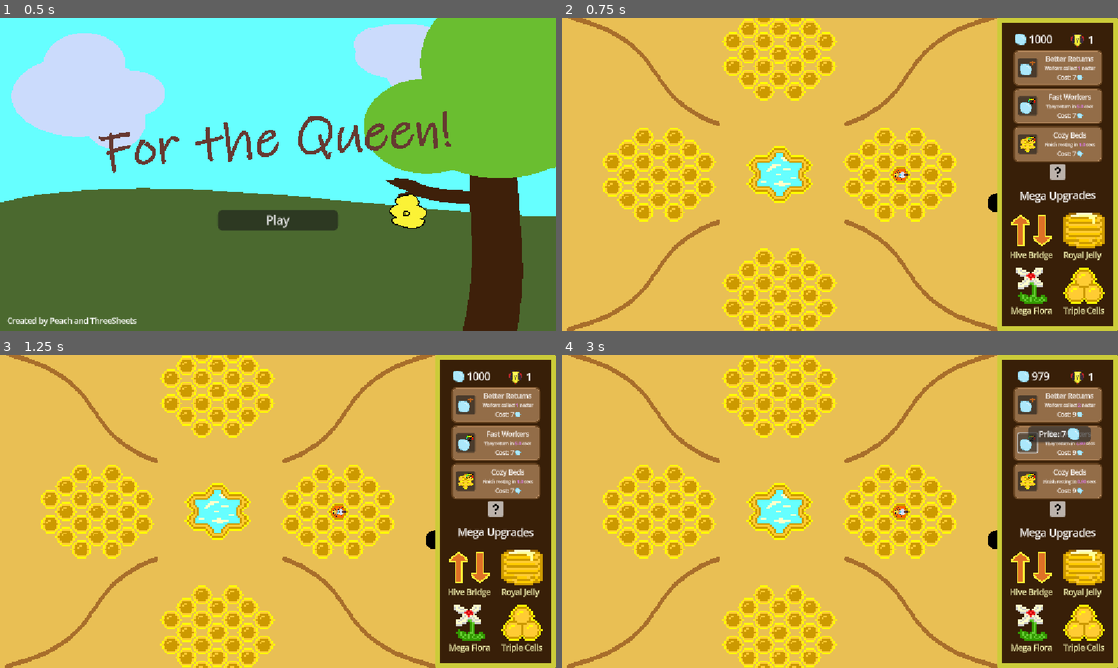
Above: before the commit, frames 1-4 (two rows, left to right).
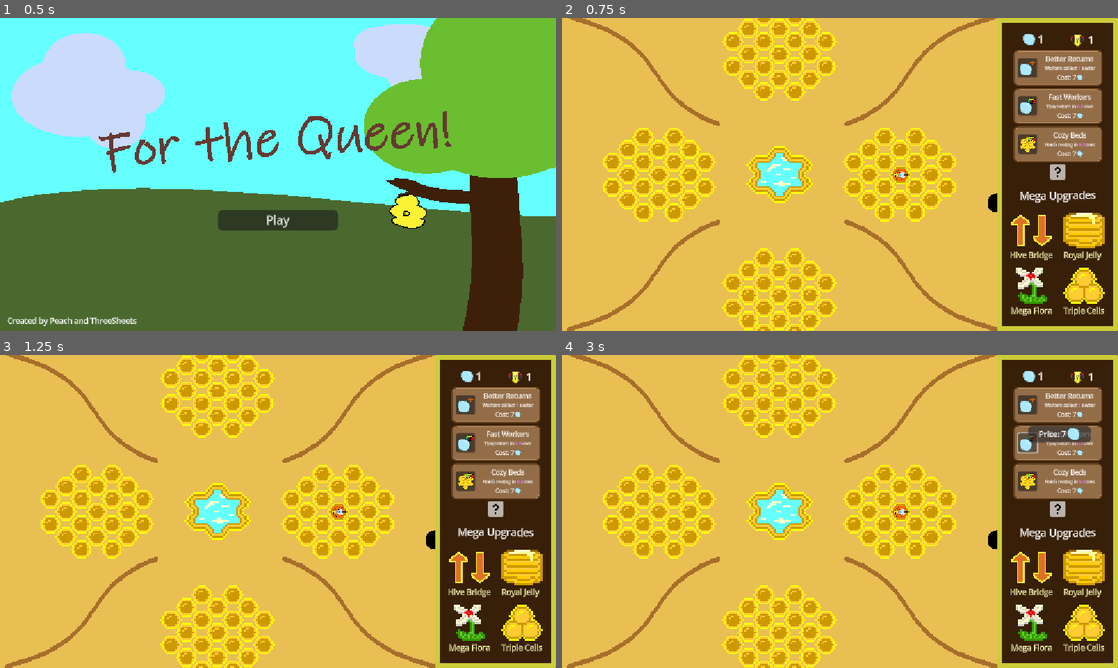
Above: after the commit, the same moments.

Repository: SBSoftwareDev/brainless
Game: Godot game, scene res://src/scenes/menu.tscn
Two runs of this game, one before a commit and one after it. Both use one fixed random seed, a clock stepped at 60 frames per second and the inputs below.
Inputs (mouse positions are in pixels of both pictures, inside the frame that each line leads up to):
- Up to frame 1 (0.5 s): no input
- Up to frame 2 (0.75 s): click "Play" at 0.5 s
- Up to frame 3 (1.25 s): no input
- Up to frame 4 (3 s): click (1029, 480) at 1.25 s; click (1029, 405) at 2 s; click (1029, 442) at 2.75 s

Frame 1 is identical in both runs. In frame 2, 0.2% of the frame differs, in the area x 81-94%, y 5-42%; in frame 3, 0.2%; in frame 4, 0.3%, in the area x 82-96%, y 5-44%.

Commit message:
updated mega upgrade price scaling and other minor stuff

Diff:
--- a/src/scripts/control.gd
+++ b/src/scripts/control.gd
@@ -34,7 +34,7 @@
 	cell_cost_label.text = str("Cost: ", economy.getCellCooldownPrice(), " [img width=10%]res://assets/img/ui/nectar.png[/img]")
 
 	#Set initial labels of purchase panels
-	cell_cooldown_label.text = str("Finish resting in [color=#E47DFF]", (player_stats.get_cell_cooldown_rate()), "[/color] secs")
+	cell_cooldown_label.text = str("Finish resting in [color=#E47DFF]", (player_stats.get_total_wait_time()), "[/color] secs")
 	rate_upgrade_label.text = str("Workers collect [color=#E47DFF]", int(player_stats.get_collection_rate()), "[/color] nectar")
 	speed_upgrade_label.text = str("They return in [color=#E47DFF]", (player_stats.get_collectible_wait_time()), "[/color] secs")
 
--- a/src/scripts/economy.gd
+++ b/src/scripts/economy.gd
@@ -1,6 +1,6 @@
 extends Node
 
-var nectar :int = 1000
+var nectar :int = 1
 var bees :int = 0
 
 var cell_price = 4
@@ -46,7 +46,10 @@
 	return ceil(speed_price * price_multiplier)
 
 func getMegaUpgradePrice() -> int:
-	return mega_upgrade_price
+	if mega_upgrade_purchases == 0:
+		return mega_upgrade_price
+	else:
+		return mega_upgrade_price * pow(mega_upgrade_purchases + 1, 2.0)
 
 func buyCell() -> bool:
 	var price :int = getCellPrice()
--- a/src/scripts/player_stats.gd
+++ b/src/scripts/player_stats.gd
@@ -5,6 +5,7 @@
 
 var collectible_cooldown_base_time :float = 5.0
 var cell_cooldown_base_time :float = 5.0
+var cell_cooldown_wait_time :float = 0
 
 var collectible_cooldown_wait_time :float
 
@@ -21,14 +22,16 @@
 
 func _ready() -> void:
 	collectible_cooldown_wait_time = collectible_cooldown_base_time
+	cell_cooldown_wait_time = get_total_wait_time()
 
 func upgrade_collection_rate(multiplier :float = 1.25) -> String:
 	collection_rate *= multiplier
 	return str("%0.2f" % collection_rate)
 
 func upgrade_cell_cooldown_rate() -> String:
-	cell_cooldown_rate -= 0.1
-	return str("%0.2f" % cell_cooldown_rate)
+	cell_cooldown_rate -= 0.05
+	cell_cooldown_wait_time = get_total_wait_time()
+	return str("%0.2f" % cell_cooldown_wait_time)
 
 func upgrade_collectible_wait_time() -> String:
 	collectible_cooldown_wait_time -= 0.1
